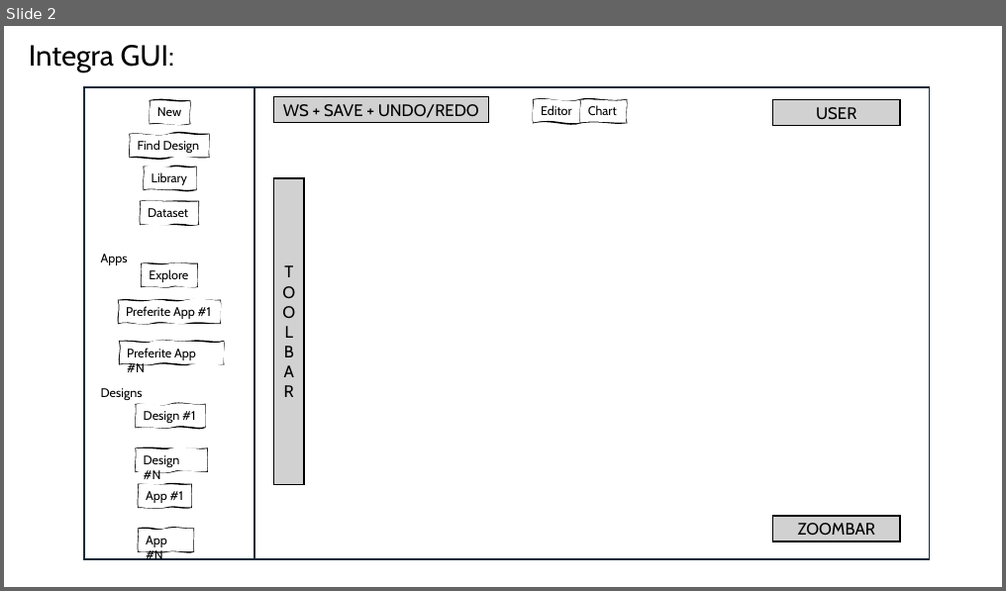
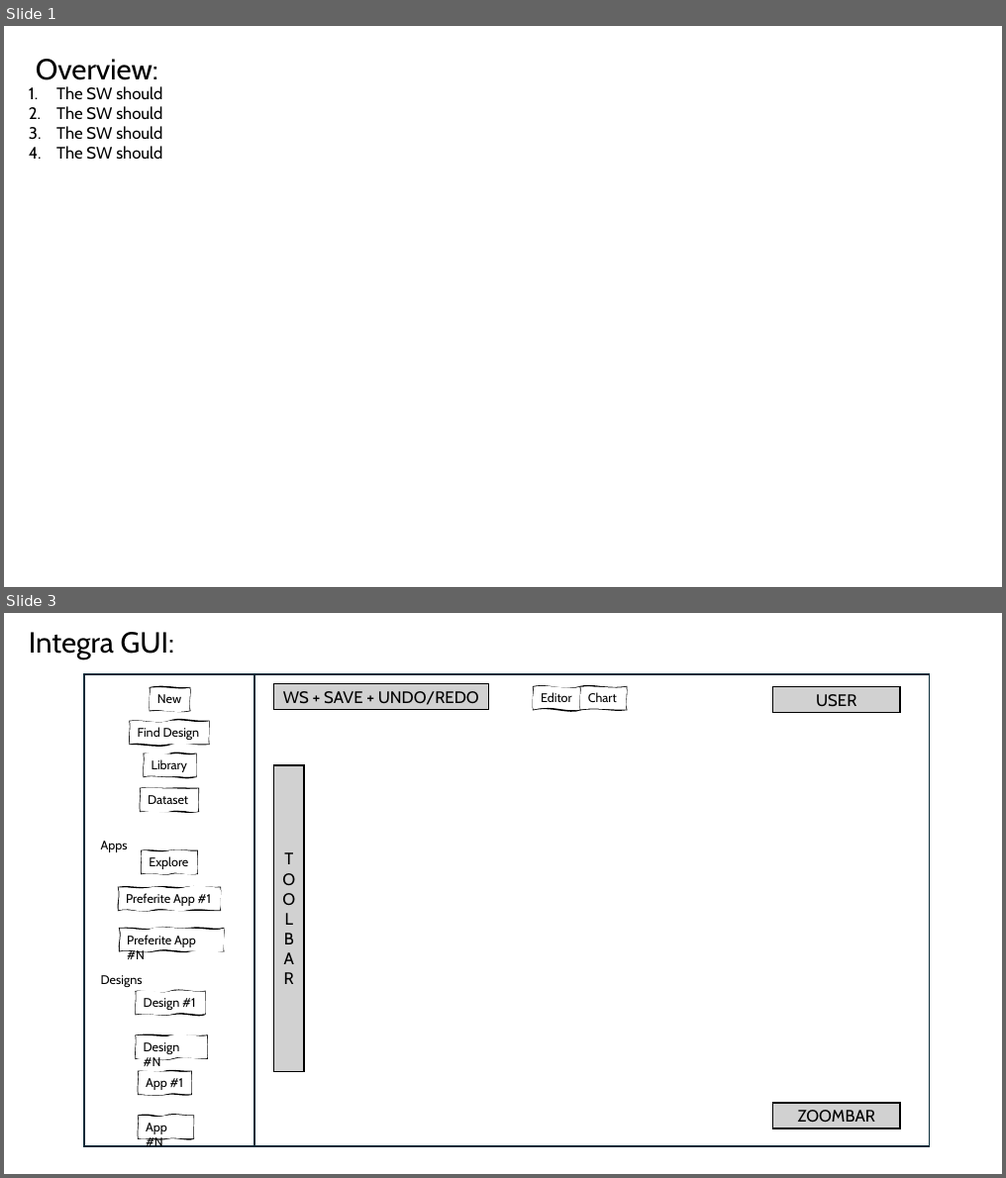
Before and after one commit to Cristiana85/integra-v1.0, a slide deck: INTEGRA Editor Project.pptx. Shown one above the other, each under a label of ours: slide 2 before the commit, slides 1 and 3 after it; the slides between them are not shown. The pictures are 1006x591 and 1006x1178 pixels, drawn with LibreOffice and Linux fonts; fonts in the diff are those of the drawing. Boxes give left, top, right and bottom in pixels: in the first picture for what was removed or moved away, otherwise in the second. Text is boxed around its words. In the diff, an @@ line names an element or a change of style, - is before the commit and + after.

```diff
--- a/INTEGRA Editor Project.pptx
+++ b/INTEGRA Editor Project.pptx
@@ slide 1 added at <box>4,26,1002,587</box>, background #FFFFFF @@
@@ text added at <box>36,59,158,80</box>, 28 pt, text #000000 @@
+Overview:
@@ text added at <box>56,86,162,160</box>, 16 pt, text #000000 @@
+1. The SW should
+2. The SW should
+3. The SW should
+4. The SW should
@@ what was slide 2 is now slide 3 @@
```
Also in this commit, not shown: 1 slide changed.
